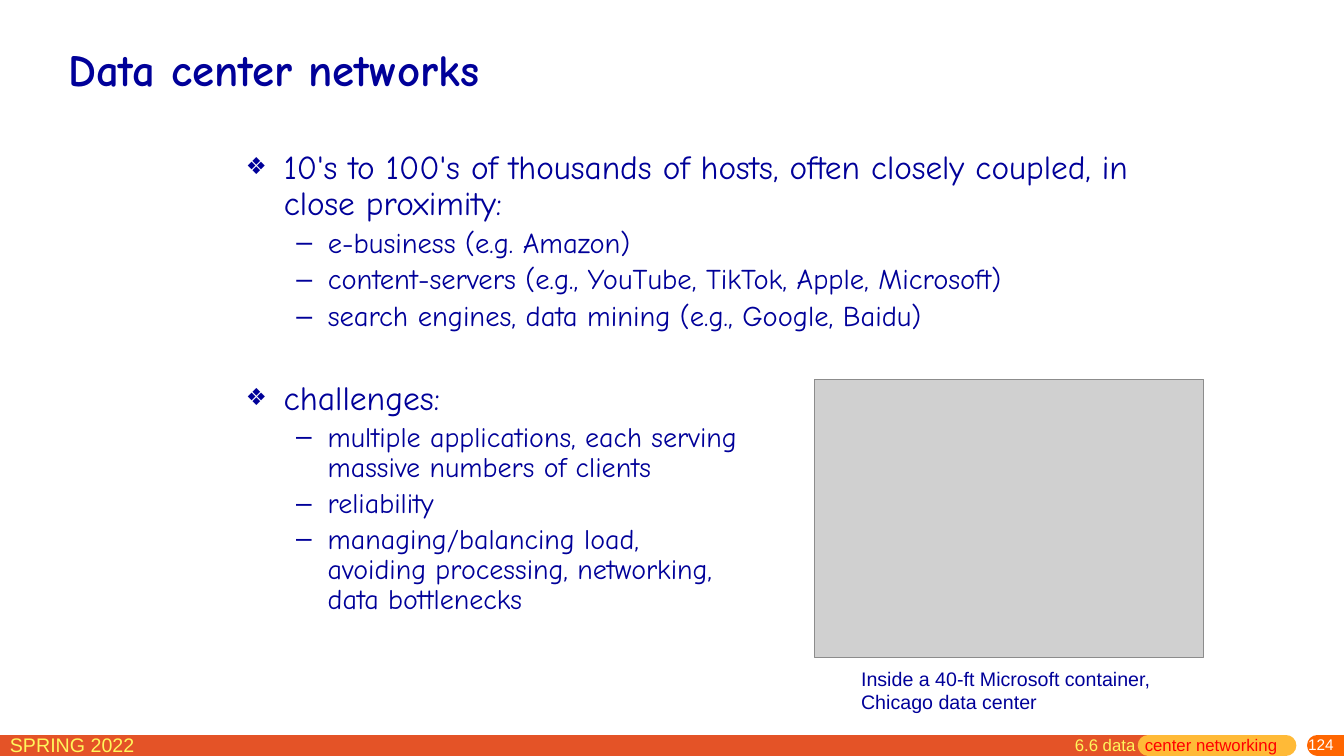
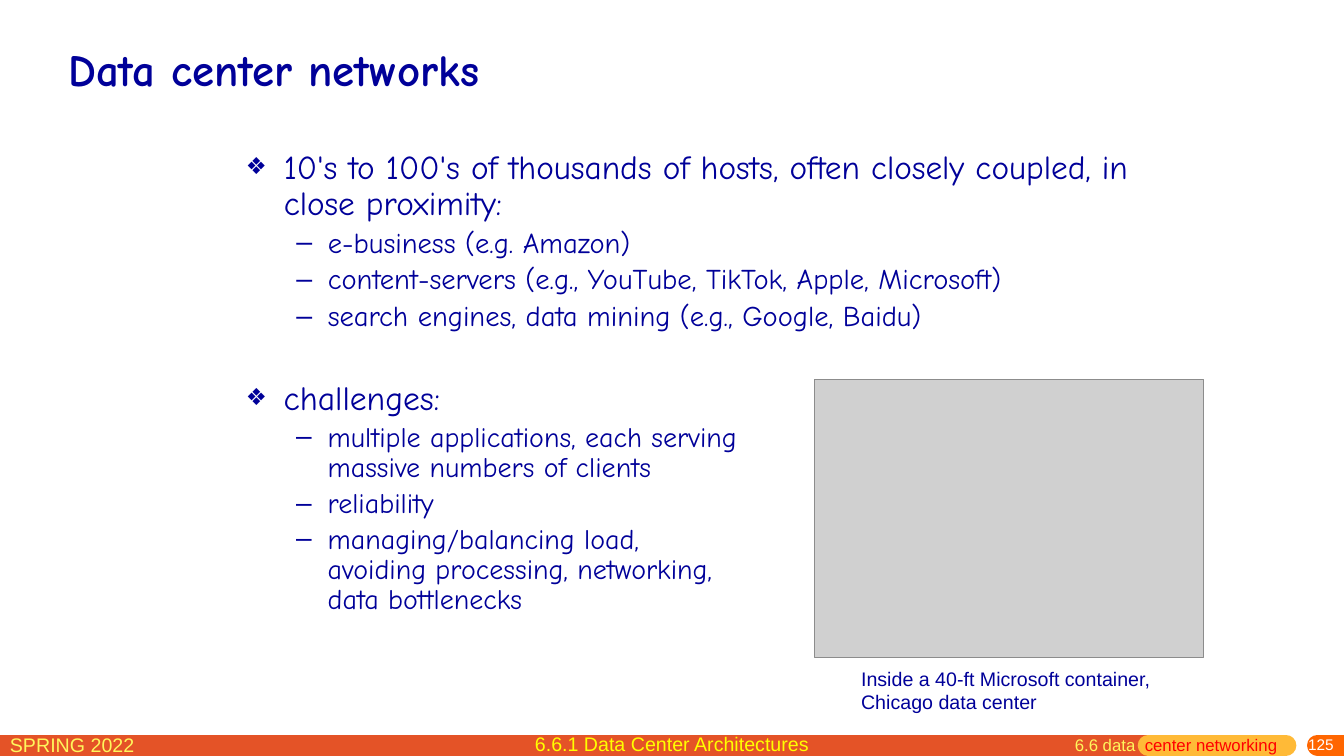
Before and after one commit to network-whu/slides, a slide deck: slide 125 of pptx/chapter6.pptx (slide 124 before the commit). Drawn at 1344x756 pixels with LibreOffice and Linux fonts; fonts in the diff are those of the drawing; grey boxes stand for pictures. Boxes give left, top, right and bottom in pixels: in the first picture for what was removed or moved away, otherwise in the second. Text is boxed around its words. In the diff, an @@ line names an element or a change of style, - is before the commit and + after.

```diff
--- a/pptx/chapter6.pptx
+++ b/pptx/chapter6.pptx
@@ text added at bbox=[535, 737, 809, 751], 14 pt, text #FFFF00 @@
+6.6.1 Data Center Architectures
@@ page number at bbox=[1308, 737, 1334, 753]: text changed @@
-124
+125
```
Also in this commit, not shown: 16 other slides changed, 1 slide added.
